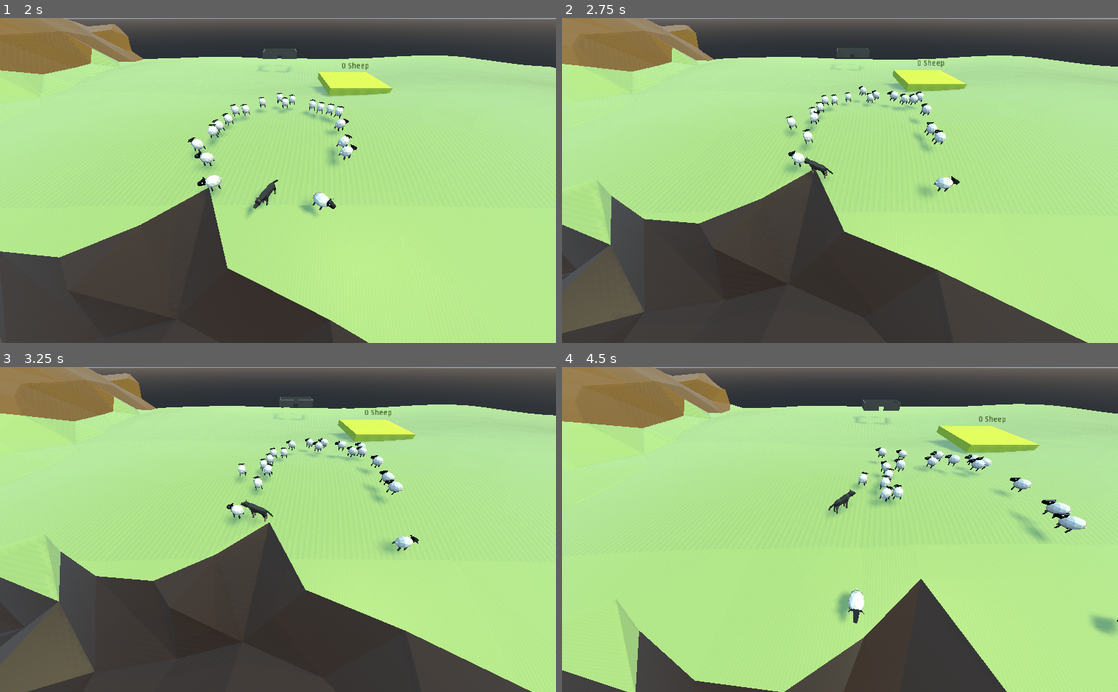
Above: before the commit, frames 1-4 (two rows, left to right).
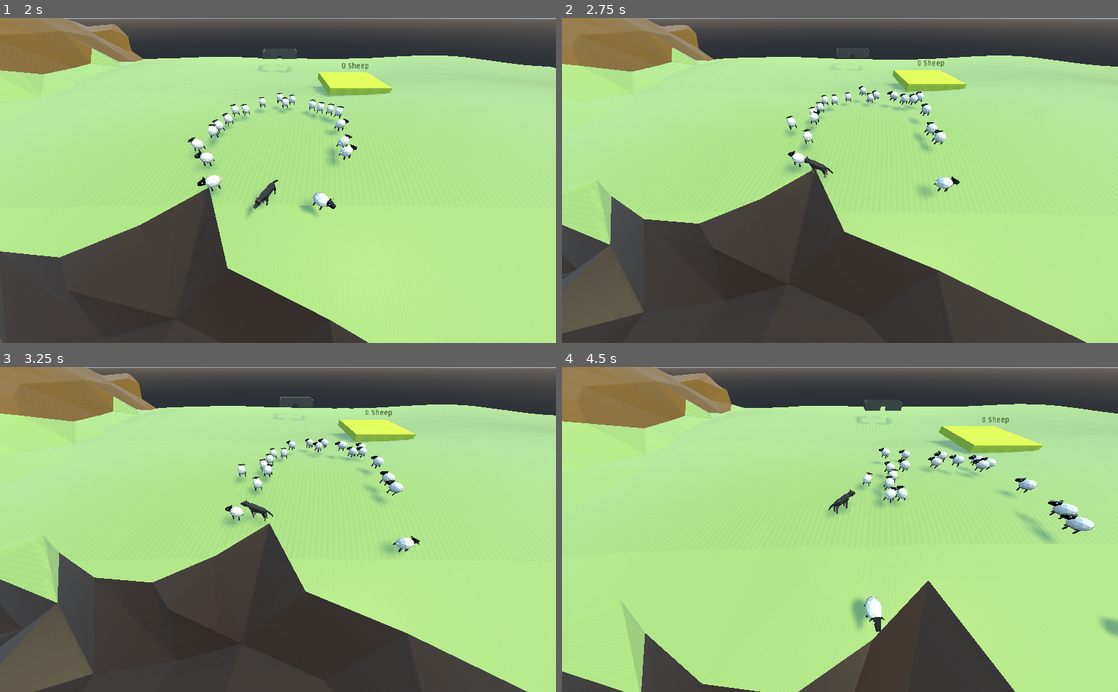
Above: after the commit, the same moments.

Repository: panic-fennecs/ideal-garbanzo
Game: Godot game, scene res://Main.tscn
Two runs of this game, one before a commit and one after it. Both use one fixed random seed, a clock stepped at 60 frames per second and the inputs below.
Inputs (mouse positions are in pixels of both pictures, inside the frame that each line leads up to):
- Up to frame 1 (2 s): move the mouse to (250, 245) at 0.52 s; click (250, 245) at 0.67 s; drag from (444, 229) to (250, 245) at 1.27 s
- Up to frame 2 (2.75 s): move the mouse to (673, 131) at 2.02 s; click (673, 131) at 2.17 s
- Up to frame 3 (3.25 s): drag from (305, 529) to (111, 480) at 2.77 s
- Up to frame 4 (4.5 s): move the mouse to (756, 448) at 3.52 s; click (756, 448) at 3.67 s; drag from (962, 513) to (756, 448) at 4.27 s

Frame 1 is identical in both runs. In frame 2, 0.1% of the frame differs, in the area x 0-95%, y 1-100%; in frame 3, 1.2%; in frame 4, 4.6%, in the area x 0-100%, y 0-100%.

Commit message:
slide up quicker

Diff:
--- a/Dog.gd
+++ b/Dog.gd
@@ -10,21 +10,31 @@
 	move_animation.force = move_animation.force * 2
 	move_animation.gravitation = move_animation.gravitation * 4
 
+func move(delta):
+	var pos = transform.origin
+	var vec = target_pos - pos
+	var dir = vec.normalized()
+	var horizontal_vec = Vector3(vec.x, 0, vec.z)
+	var horizontal_dir = horizontal_vec.normalized()
+	var horizontal_vel = horizontal_dir * speed
+	move_animation.move(horizontal_dir)
+	#transform.origin = Vector3(new_pos.x, pos.y, new_pos.z)
+	#move_and_slide(Vector3(0, -pos.y - 10, 0))
+	move_animation.move(horizontal_dir)
+	move_and_slide(Vector3(horizontal_vel.x, 0, horizontal_vel.z), Vector3(0, 1, 0))
+	var new_pos = transform.origin
+	vec = new_pos - pos
+	var l = vec.length()
+	l = max(0, horizontal_vel.length() * delta - l)
+	dir = vec.normalized()
+	var vel = dir * speed * l
+	move_and_slide(vel, Vector3(0, 1, 0))
+	move_and_collide(Vector3(0, -100, 0))
+	return horizontal_vec.length() < 1
+
 func _physics_process(delta):
 	if target_pos:
-		var pos = transform.origin
-		var vec = target_pos - pos
-		var dir = vec.normalized()
-		var horizontal_vec = Vector3(vec.x, 0, vec.z)
-		var horizontal_dir = horizontal_vec.normalized()
-		var horizontal_vel = horizontal_dir * speed
-		move_animation.move(horizontal_dir)
-		#transform.origin = Vector3(new_pos.x, pos.y, new_pos.z)
-		#move_and_slide(Vector3(0, -pos.y - 10, 0))
-		move_animation.move(horizontal_dir)
-		move_and_slide(Vector3(horizontal_vel.x, 0, horizontal_vel.z), Vector3(0, 1, 0))
-		move_and_collide(Vector3(0, -100, 0))
-		if horizontal_vec.length() < 1:
+		if move(delta):
 			target_pos = null
 	else:
 		move_animation.idle()
